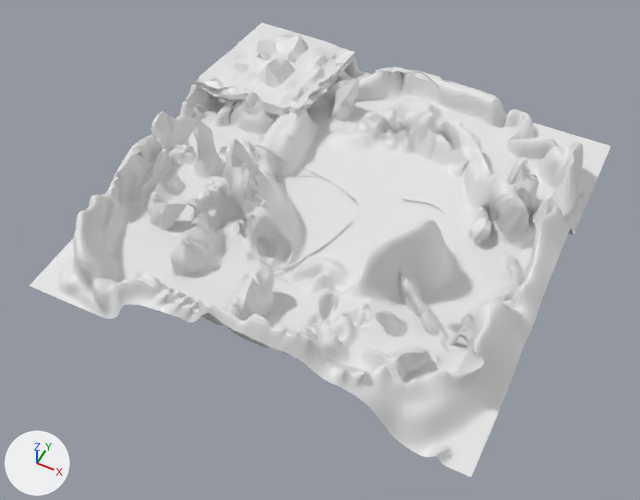
Two versions of the FBX model Space Shooter/Assets/LVL_test/Level 1/Landscape_1.fbx, one commit apart.
One viewpoint serves both versions: a 50 mm camera at (235.0, -470.0, 539.0) aimed at (16.0, -32.0, -9.0). Lighting does not change. The marker at lower left points along +X, +Y and +Z. Where no turn or scale is listed for an object, it has been applied to the vertices.

The scene before the commit, as lines of its bpy script (objects in view):
```python
me_cube = bpy.data.meshes.new('Cube')
me_cube.from_pydata(...)  # 1515 vertices, 1496 faces; spans x -57.4..57.0, y -62.3..62.4, z -15.6..27.3
me_plane_001 = bpy.data.meshes.new('Plane.001')
me_plane_001.from_pydata(...)  # 66049 vertices, 65554 faces; spans x -1.0..1.03, y -1.02..1.0, z -0.24..0.04
# before: 15210 (0.27, -0.56, 0.0) at pixel (341, 123), 15211 (0.27, -0.56, 0.0) at pixel (340, 122), 15465 (0.27, -0.55, 0.0) at pixel (341, 123), 15466 (0.27, -0.55, 0.0) at pixel (339, 123), 15721 (0.27, -0.55, 0.0) at pixel (339, 124)
# before: 15722 (0.28, -0.55, 0.0) at pixel (337, 123)
ob_cave1 = bpy.data.objects.new('Cave1', me_cube)
ob_cave1.location = (-108.8, 127.7, 26.6)
ob_plane = bpy.data.objects.new('Plane', me_plane_001)
ob_plane.location = (16.2, 7.1, 2.0)
ob_plane.scale = (-183.0, -183.0, -350.0)
```
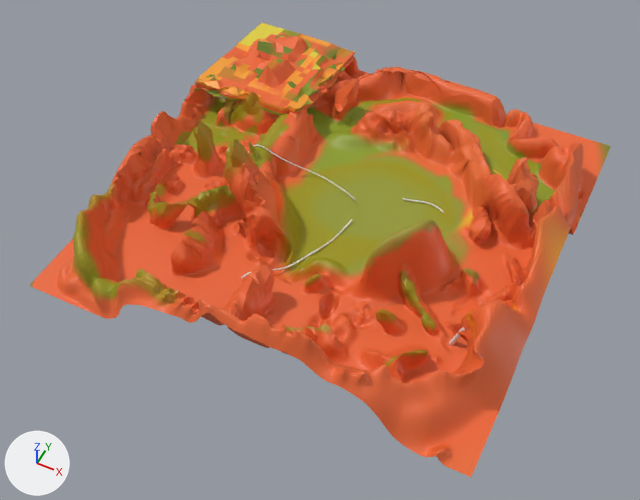
Boxes [x1, y1, x2, y2] around the edits, measured in the pictures (640 x 500 px; the box of a moved part takes in the faces that stretch with it):
'Plane', recoloured, reshaped, surface changed (white to orange): [29, 34, 611, 477] in both
'Cave1', recoloured (white to orange): [194, 23, 355, 118] in both
part 1 of me_plane_001, moved or reshaped: before [442, 276, 486, 309]; after [442, 268, 487, 310]
part 2 of me_plane_001, moved or reshaped: [304, 274, 327, 294] in both
part 3 of me_plane_001, moved or reshaped: before [309, 88, 354, 126]; after [308, 88, 359, 126]
part 4 of me_plane_001, surface changed (white to orange): [29, 34, 611, 477] in both

The change, as a list of edits to the scene's bpy script:
```text
Add img_land_texture_png:
    img_land_texture_png = load_image('Land_Texture.png', 'Land_Texture.png', 1024, 1024, 'sRGB')
Add mat_material_004:
    mat_material_004 = principled_material('Material.004')
    mat_material_004.texture = img_land_texture_png
Change me_cube:
    where me_cube.from_pydata(...)  # 1515 vertices, 1496 faces; spans x -57.4..57.0, y -62.3..62.4, z -15.6..27.3
    add me_cube.materials.append(mat_material_004)  # picture img_land_texture_png
Change me_plane_001:
    where me_plane_001.from_pydata(...)  # 66049 vertices, 65554 faces; spans x -1.0..1.03, y -1.02..1.0, z -0.24..0.04
    used by ob_plane; location = (16.2, 7.1, 2.0); scale = (-183.0, -183.0, -350.0)
    me_plane_001 part 1: 212 of 66049 vertices moved; they spanned x -0.76..-0.59, y 0.11..0.28, z 0.0 and now span x -0.76..-0.59, y 0.11..0.28, z -0.05..0.01; mean shift (0.0, 0.0, -0.01); largest move (-0.66, 0.16, 0.0) -> (-0.66, 0.16, -0.05)
    me_plane_001 part 2: 47 of 66049 vertices moved; they spanned x -0.13..-0.07, y 0.43..0.5, z -0.02..0.0 and now span x -0.14..-0.06, y 0.43..0.5, z -0.05..-0.01; mean shift (0.0, 0.01, -0.02); largest move (-0.09, 0.45, -0.02) -> (-0.1, 0.47, -0.05)
    me_plane_001 part 3
    add for i in [15210, 15211, 15465, 15466, 15721, 15722]: me_plane_001.vertices[i].co += Vector((0.0, 0.0, -0.01))
    me_plane_001.vertices[12662].co: (0.24, -0.62, -0.04) -> (0.2, -0.62, -0.05)  # pixel (352, 106) -> pixel (358, 104)
    me_plane_001.vertices[12919].co: (0.25, -0.59, -0.06) -> (0.25, -0.6, -0.06)  # pixel (348, 101) -> pixel (348, 100)
    me_plane_001.vertices[13174].co: (0.27, -0.59, -0.04) -> (0.26, -0.56, -0.05)  # pixel (343, 106) -> pixel (343, 108)
    me_plane_001.vertices[13429].co: (0.28, -0.58, -0.03) -> (0.26, -0.54, -0.05)  # pixel (340, 111) -> pixel (340, 112)
    me_plane_001.vertices[13430].co: (0.3, -0.58, -0.04) -> (0.29, -0.55, -0.05)  # pixel (337, 109) -> pixel (337, 110)
    me_plane_001.vertices[13431].co: (0.31, -0.58, -0.04) -> (0.31, -0.57, -0.05)  # pixel (335, 107) -> pixel (334, 103)
    me_plane_001.vertices[19050].co: (0.39, -0.47, -0.02) -> (0.39, -0.48, -0.03)  # pixel (311, 119) -> pixel (312, 115)
    me_plane_001.vertices[19304].co: (0.38, -0.46, -0.02) -> (0.38, -0.47, -0.02)  # pixel (312, 122) -> pixel (313, 121)
    me_plane_001.vertices[19305].co: (0.39, -0.47, -0.03) -> (0.39, -0.48, -0.04)  # pixel (310, 118) -> pixel (312, 114)
    me_plane_001.vertices[19560].co: (0.39, -0.46, -0.03) -> (0.39, -0.48, -0.04)  # pixel (310, 118) -> pixel (311, 113)
    me_plane_001 part 4: texture (UV) coordinates of 65554 of 65554 faces, centred in x -1.0..1.03, y -1.02..1.0, z -0.22..0.04, changed; they spanned u 0.0..1.0, v 0.0..1.0 and now span u -0.01..0.99, v 0.14..0.9
    add me_plane_001.materials.append(mat_material_004)  # picture img_land_texture_png
```
